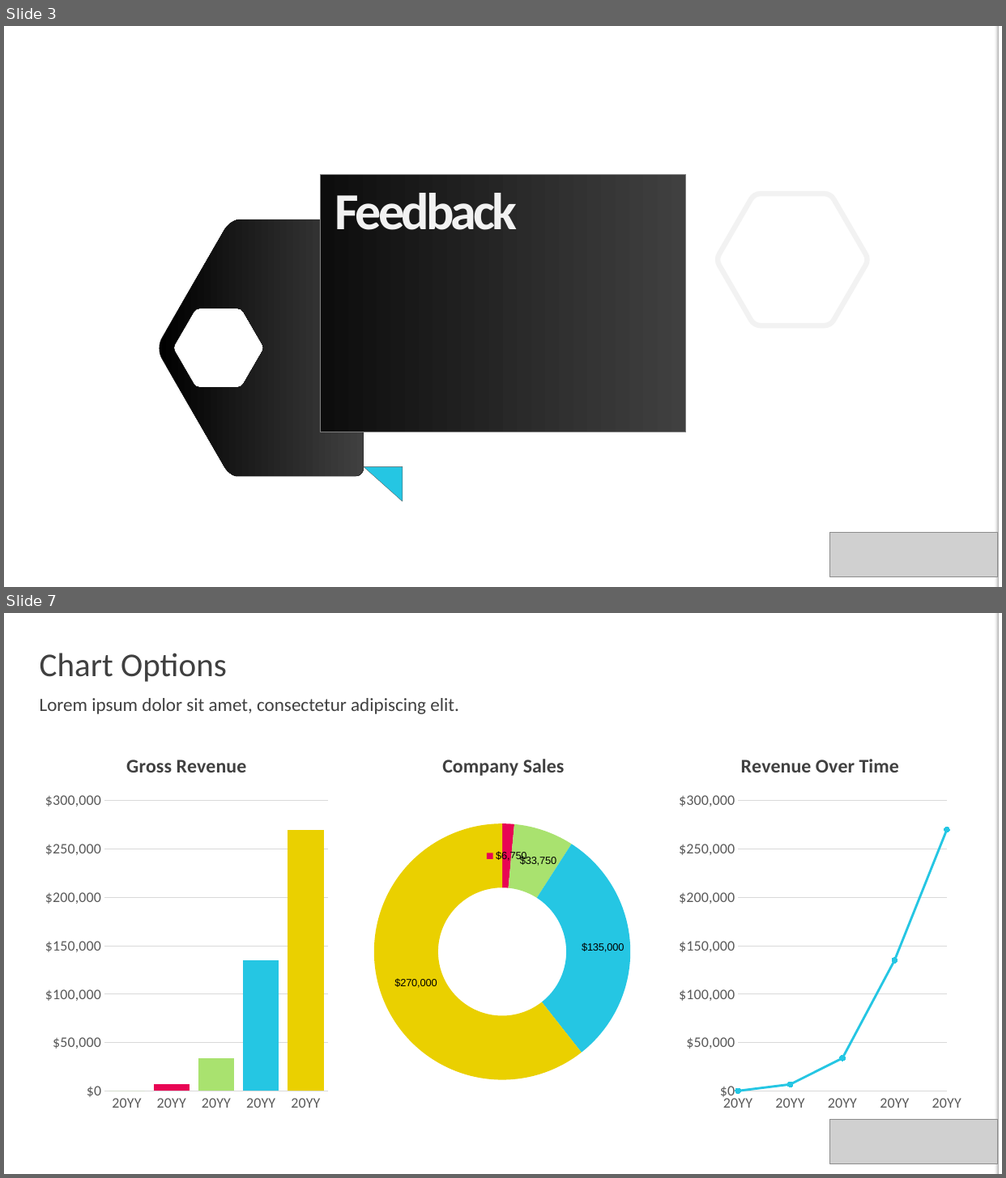
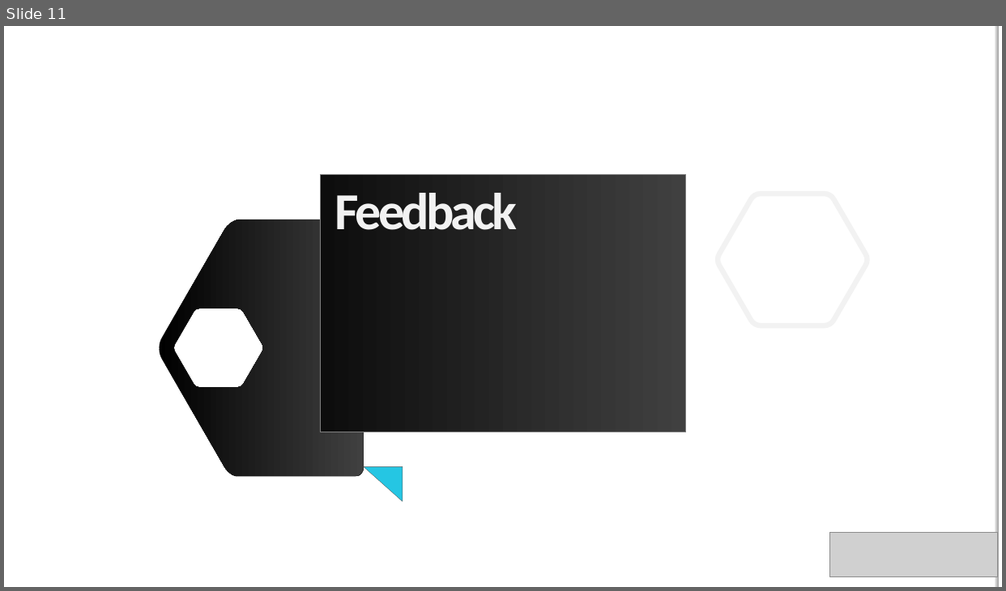
Before and after one commit to DynamicsValue/malaysia-bizappug-intro-to-fake-xrm-easy, a slide deck: Slides.pptx. Shown one above the other, each under a label of ours: slides 3 and 7 before the commit, slide 11 after it; the slides between them are not shown. The pictures are 1006x1178 and 1006x591 pixels, drawn with LibreOffice and Linux fonts; fonts in the diff are those of the drawing; grey boxes stand for pictures; background and template pictures are left out. Boxes give left, top, right and bottom in pixels: in the first picture for what was removed or moved away, otherwise in the second. Text is boxed around its words. In the diff, an @@ line names an element or a change of style, - is before the commit and + after.

```diff
--- a/Slides.pptx
+++ b/Slides.pptx
@@ slide 7 removed at bbox=[4, 613, 1002, 1174], background #FFFFFF; not listed: 2 template elements that a slide beside it also shows @@
@@ text removed at bbox=[40, 653, 227, 682] @@
-Chart Options
@@ text removed at bbox=[40, 698, 459, 714] @@
-Lorem ipsum dolor sit amet, consectetur adipiscing elit.
@@ column chart removed at bbox=[39, 736, 334, 1120] @@
-title "Gross Revenue"
-categories: 20YY, 20YY, 20YY, 20YY, 20YY
-Series 1: 0, 7000, 34000, 135000, 270000
@@ doughnut chart removed at bbox=[356, 736, 651, 1120] @@
-title "Company Sales"
-categories: 1, 2, 3, 4, 5
-Series 1: 0, 6750, 33750, 135000, 270000
@@ line stacked chart removed at bbox=[673, 736, 968, 1120] @@
-title "Revenue Over Time"
-categories: 20YY, 20YY, 20YY, 20YY, 20YY
-Series 1: 0, 7000, 34000, 135000, 270000
@@ picture removed at bbox=[829, 1120, 997, 1165] @@
@@ what was slide 3 is now slide 11 @@
```
Also in this commit, not shown: 9 slides added, 6 other slides removed, 1 other file.
